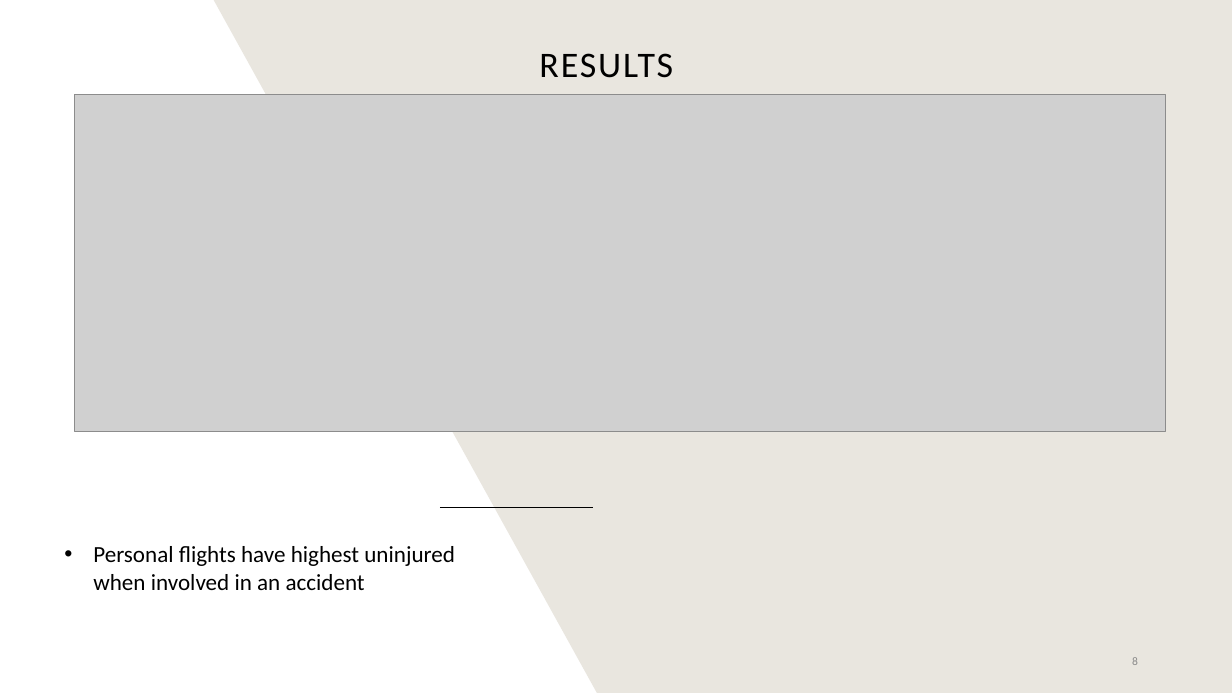
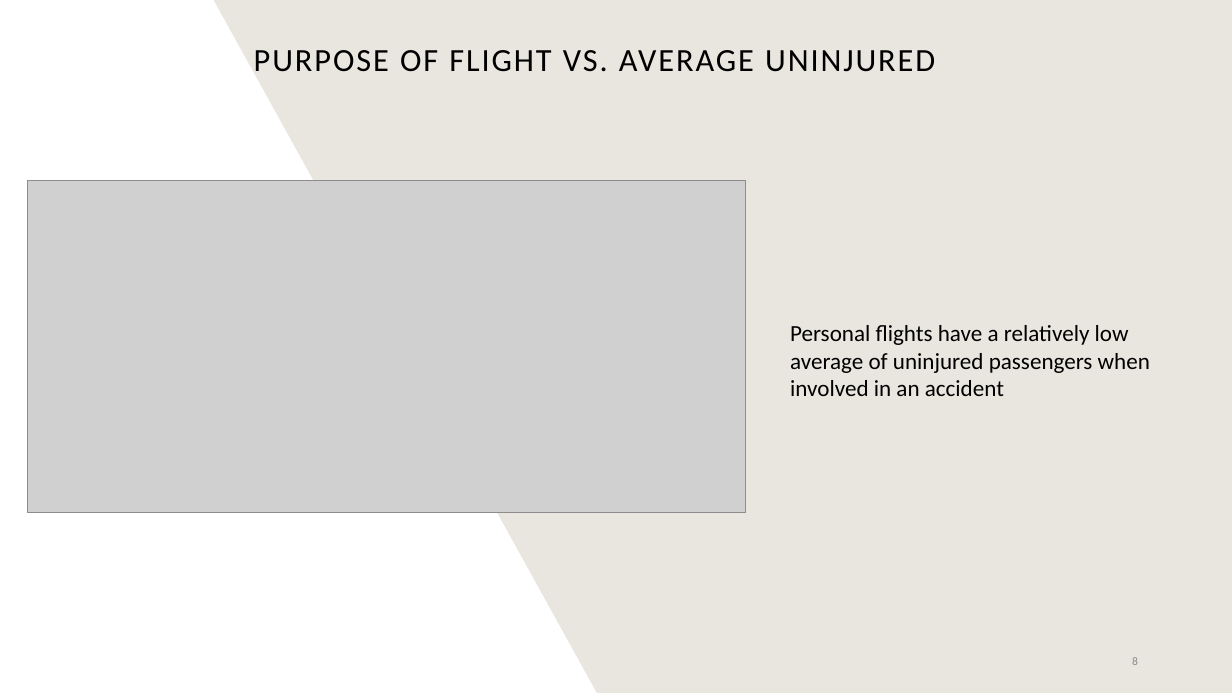
Before and after one commit to K-Pegg/Charting-New-Heights, a slide deck: slide 8 of Charting_New_Heights.pptx. Drawn at 1232x693 pixels with LibreOffice and Linux fonts; fonts in the diff are those of the drawing; grey boxes stand for pictures. Boxes give left, top, right and bottom in pixels: in the first picture for what was removed or moved away, otherwise in the second. Text is boxed around its words. In the diff, an @@ line names an element or a change of style, - is before the commit and + after.

```diff
--- a/Charting_New_Heights.pptx
+++ b/Charting_New_Heights.pptx
@@ title at [254,50,935,72]: text changed; size 28 to 25.2 pt @@
-RESULTS
+PURPOSE OF FLIGHT VS. AVERAGE UNINJURED
@@ picture removed at [75,94,1166,432] @@
@@ picture added at [28,180,747,512] @@
@@ line moved from (440, 507) - (593, 507) to (262, 181) - (414, 181) @@
@@ text at [790,325,1150,396]: text changed @@
-• Personal flights have highest uninjured when involved in an accident
+Personal flights have a relatively low average of uninjured passengers when involved in an accident
```
Also in this commit, not shown: 6 other slides changed, 3 other files.
